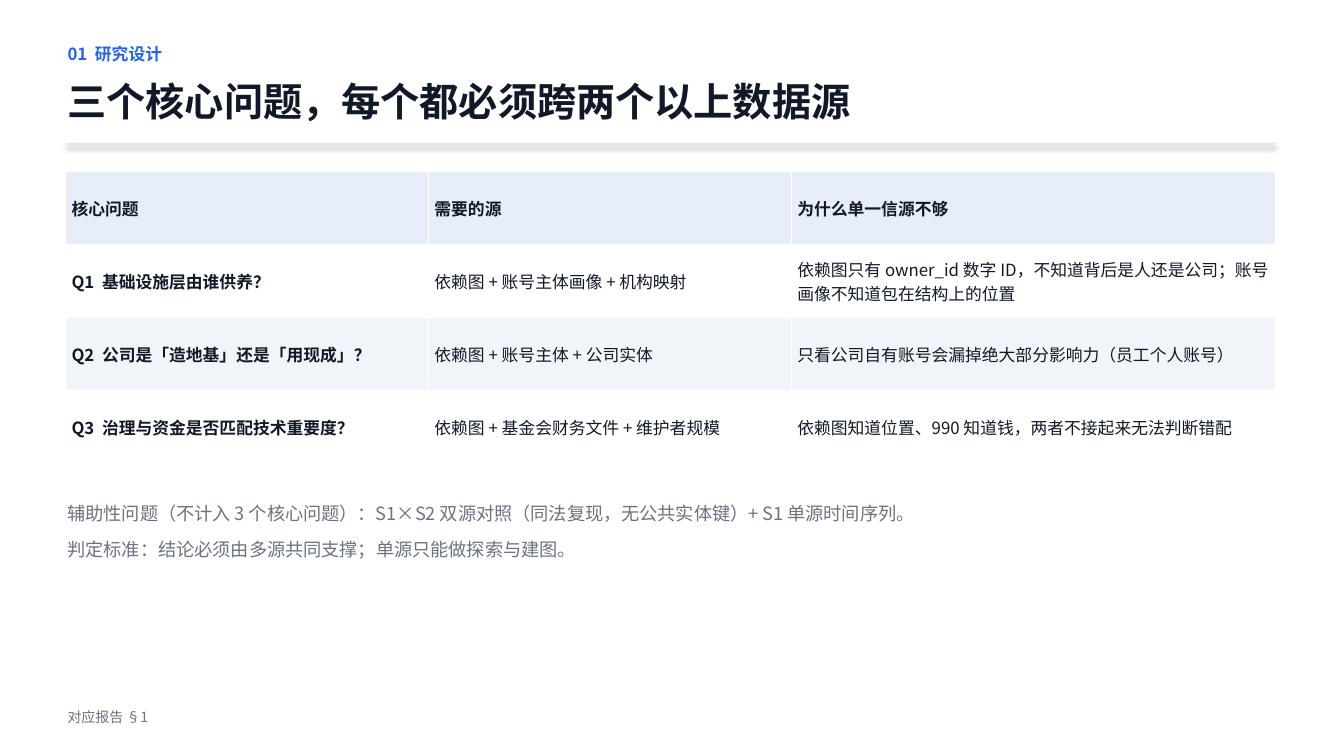
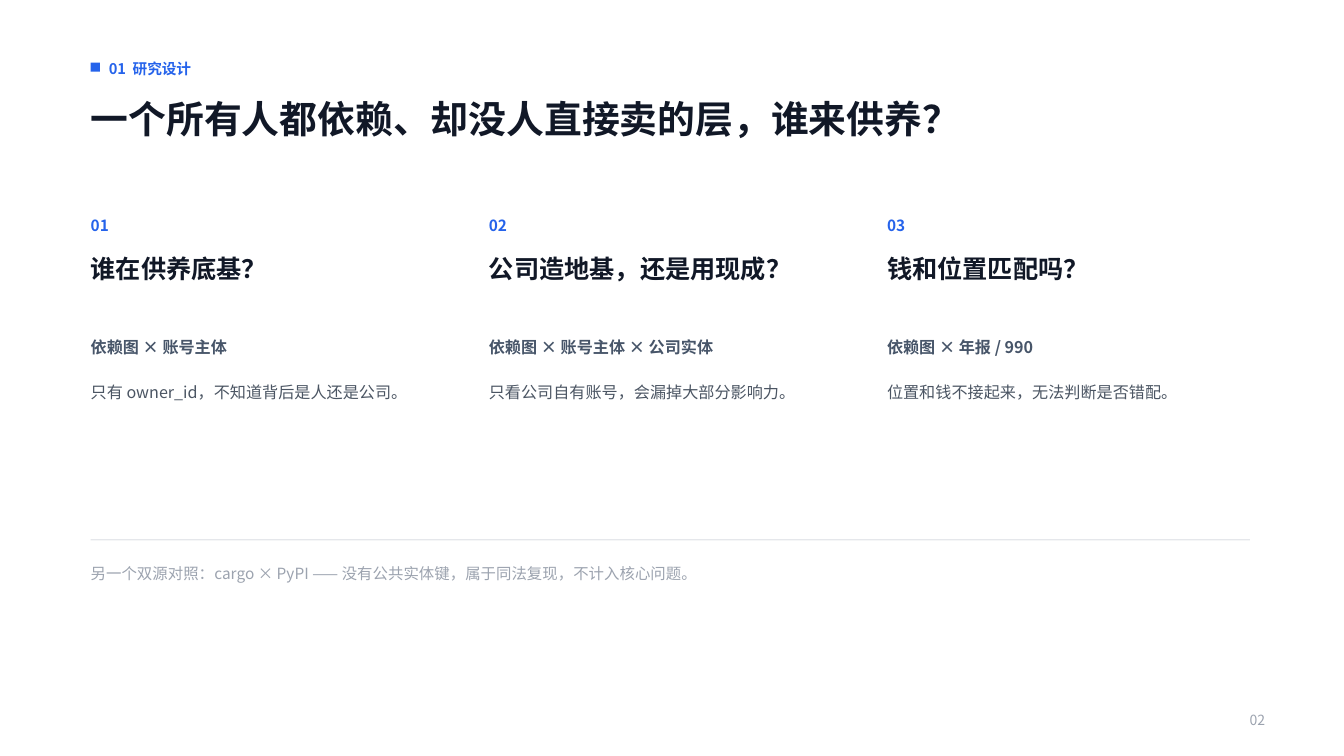
Before and after one commit to lzt-2077/opensource-infra-midterm, a slide deck: slide 2 of 中期展示.pptx. Drawn at 1344x756 pixels with LibreOffice and Linux fonts; fonts in the diff are those of the drawing. Boxes give left, top, right and bottom in pixels: in the first picture for what was removed or moved away, otherwise in the second. Text is boxed around its words. In the diff, an @@ line names an element or a change of style, - is before the commit and + after.

Commit message:
PPT 重做：12 页简洁版（原生关联图、双条形、单一强调色）

```diff
--- a/中期展示.pptx
+++ b/中期展示.pptx
@@ text "01 研究设计": place and size @@
-text "01 研究设计" at box(68, 45, 162, 62)
+text "01 研究设计" at box(109, 61, 191, 76)
@@ text "01 研究设计" at box(109, 61, 191, 76): size 12 to 10.5 pt; line spacing 1.15 to 1.25; less space between paragraphs @@
@@ text removed at box(68, 82, 851, 121) @@
-三个核心问题，每个都必须跨两个以上数据源
@@ rectangle added at box(91, 63, 100, 72), fill #2563EB @@
@@ text at box(91, 100, 960, 138): text added @@
+一个所有人都依赖、却没人直接卖的层，谁来供养？
@@ text "一个所有人都依赖、却没人直接卖的层，谁来供养？": place and size @@
-text "一个所有人都依赖、却没人直接卖的层，谁来供养？" at box(66, 143, 1275, 145)
+text "一个所有人都依赖、却没人直接卖的层，谁来供养？" at box(91, 100, 960, 138)
@@ text "一个所有人都依赖、却没人直接卖的层，谁来供养？" at box(91, 100, 960, 138): fill #E2E8F0 to none; shadow off @@
@@ table removed at box(66, 171, 1275, 464), 4 rows, 3 columns @@
-核心问题 | 需要的源 | 为什么单一信源不够
-Q1 基础设施层由谁供养？ | 依赖图 + 账号主体画像 + 机构映射 | 依赖图只有 owner_id 数字 ID，不知道背后是人还是公司；账号画像不知道包在结构上的位置
-Q2 公司是「造地基」还是「用现成」？ | 依赖图 + 账号主体 + 公司实体 | 只看公司自有账号会漏掉绝大部分影响力（员工个人账号）
-Q3 治理与资金是否匹配技术重要度？ | 依赖图 + 基金会财务文件 + 维护者规模 | 依赖图知道位置、990 知道钱，两者不接起来无法判断错配
@@ text added at box(91, 219, 109, 231), 11 pt, text #2563EB, bold @@
+01
@@ text added at box(489, 219, 507, 231), 11 pt, text #2563EB, bold @@
+02
@@ text added at box(887, 219, 905, 231), 11 pt, text #2563EB, bold @@
+03
@@ text added at box(91, 256, 267, 281), 18 pt, text #111827, bold @@
+谁在供养底基？
@@ text added at box(489, 256, 791, 282), 18 pt, text #111827, bold @@
+公司造地基，还是用现成？
@@ text added at box(887, 256, 1089, 281), 18 pt, text #111827, bold @@
+钱和位置匹配吗？
@@ text added at box(91, 339, 227, 355), 11.5 pt, text #475569, bold @@
+依赖图 × 账号主体
@@ text added at box(489, 339, 713, 355), 11.5 pt, text #475569, bold @@
+依赖图 × 账号主体 × 公司实体
@@ text added at box(887, 339, 1034, 355), 11.5 pt, text #475569, bold @@
+依赖图 × 年报 / 990
@@ text added at box(91, 384, 408, 401), 11.5 pt, text #4B5563 @@
+只有 owner_id，不知道背后是人还是公司。
@@ text added at box(489, 384, 795, 400), 11.5 pt, text #4B5563 @@
+只看公司自有账号，会漏掉大部分影响力。
@@ text added at box(887, 384, 1177, 400), 11.5 pt, text #4B5563 @@
+位置和钱不接起来，无法判断是否错配。
@@ text removed at box(68, 504, 914, 559) @@
-辅助性问题（不计入 3 个核心问题）：S1×S2 双源对照（同法复现，无公共实体键）+ S1 单源时间序列。
-判定标准：结论必须由多源共同支撑；单源只能做探索与建图。
@@ rectangle added at box(91, 539, 1250, 540), fill #E5E7EB @@
@@ text added at box(91, 566, 697, 583), 11 pt, text #9CA3AF @@
+另一个双源对照：cargo × PyPI —— 没有公共实体键，属于同法复现，不计入核心问题。
@@ text removed at box(68, 710, 148, 723) @@
-对应报告 §1
@@ text added at box(1250, 715, 1266, 725), 10 pt, text #9CA3AF @@
+02
```
Also in this commit, not shown: 8 other slides changed, 3 slides added, 6 slides removed, 1 other file.
